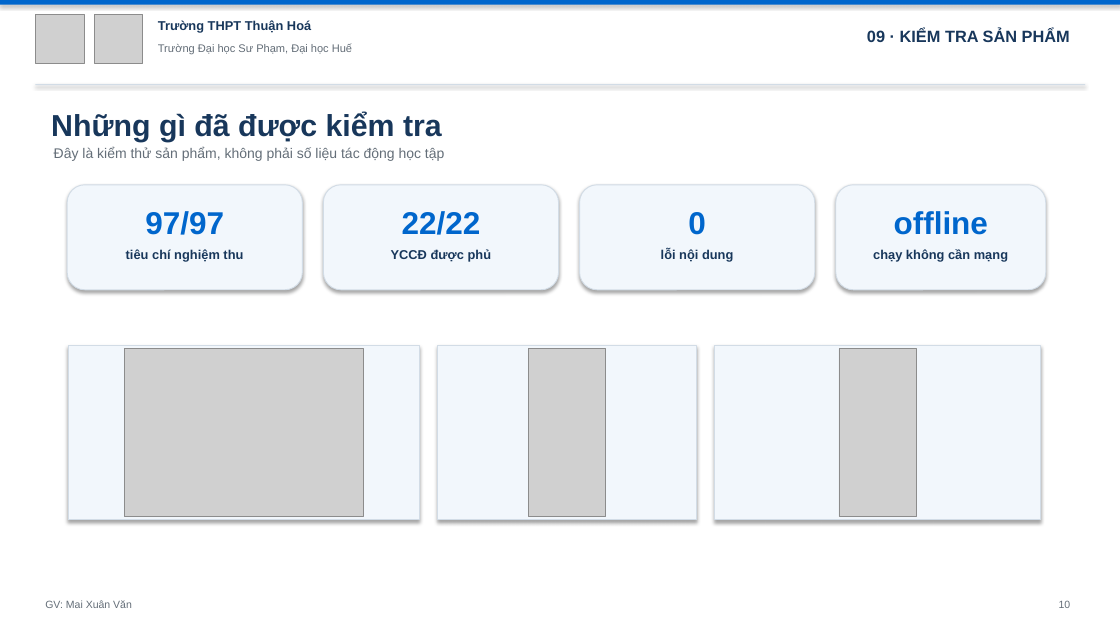
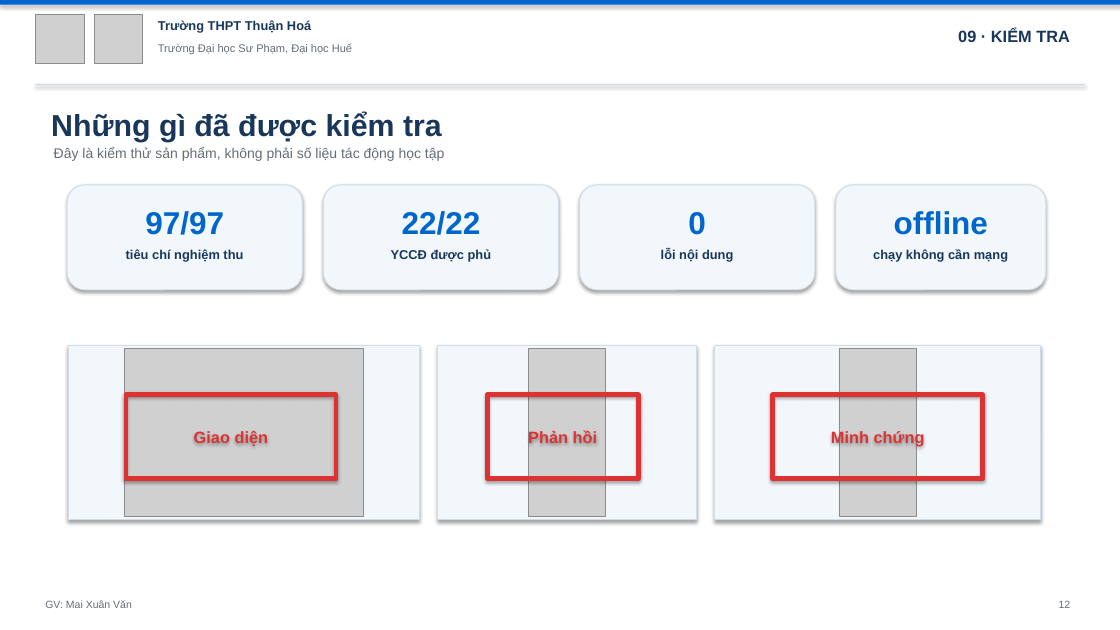
Before and after one commit to mxuanvan02/ainatomy, a slide deck: slide 12 of template_thuanhoa.pptx (slide 10 before the commit). Drawn at 1120x630 pixels with LibreOffice and Linux fonts; fonts in the diff are those of the drawing; grey boxes stand for pictures. Boxes give left, top, right and bottom in pixels: in the first picture for what was removed or moved away, otherwise in the second. Text is boxed around its words. In the diff, an @@ line names an element or a change of style, - is before the commit and + after.

```diff
--- a/template_thuanhoa.pptx
+++ b/template_thuanhoa.pptx
@@ text at (958, 29, 1070, 42): text changed @@
-09 · KIỂM TRA SẢN PHẨM
+09 · KIỂM TRA
@@ rectangle added at (126, 395, 336, 479), outline #DC3232 4 pt, 14 pt, text #DC3232, bold @@
+Giao diện
@@ rectangle added at (487, 395, 639, 479), outline #DC3232 4 pt, 14 pt, text #DC3232, bold @@
+Phản hồi
@@ rectangle added at (773, 395, 983, 479), outline #DC3232 4 pt, 14 pt, text #DC3232, bold @@
+Minh chứng
@@ text at (1059, 600, 1071, 608): text changed @@
-10
+12
```
Also in this commit, not shown: 11 other slides changed, 2 slides added, 3 other files.
